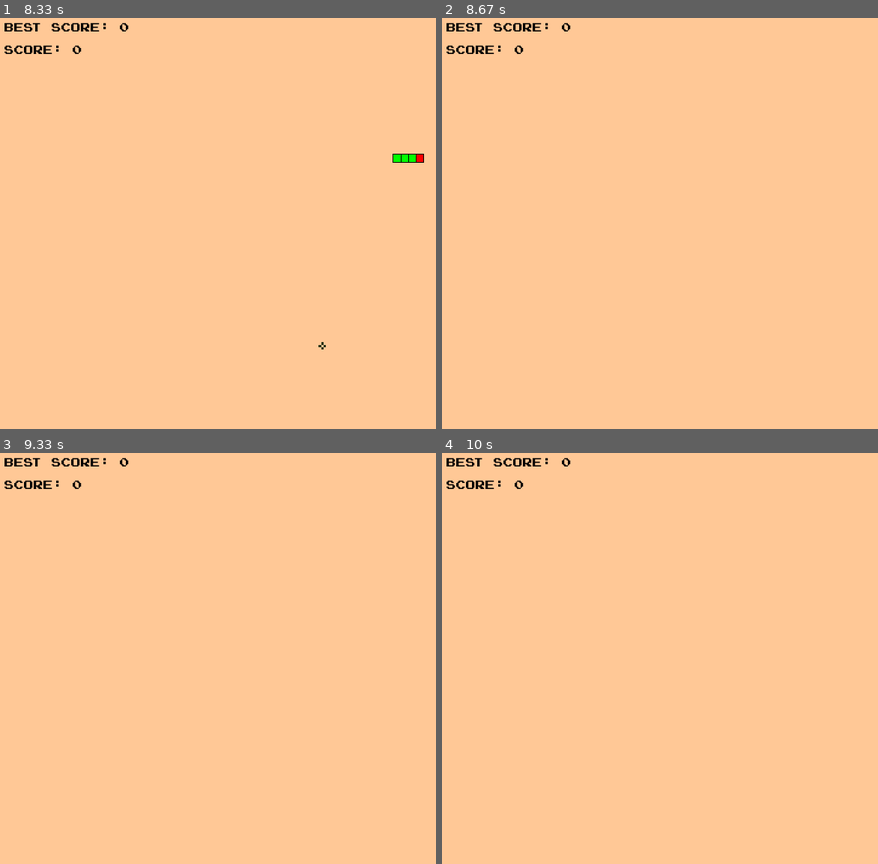
Above: before the commit, frames 1-4 (two rows, left to right).
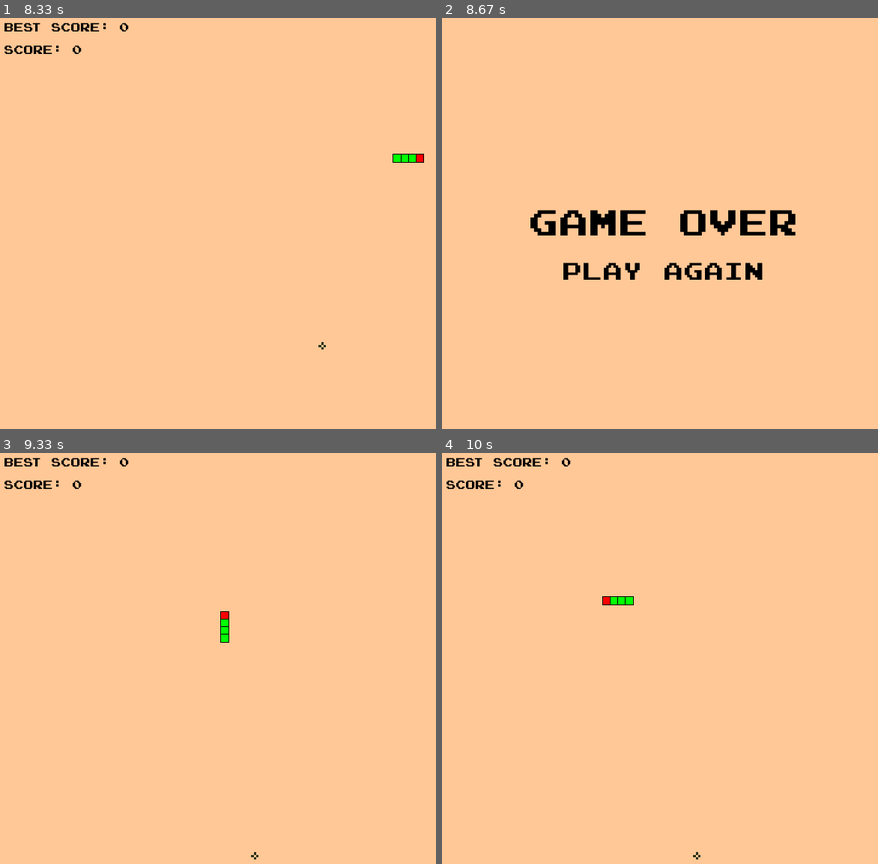
Above: after the commit, the same moments.

Repository: PatrikElias2/Projects
Game: pygame game, started from Python Projects/Snake game - Pygame/game.py
The game is run twice, just before and just after one commit, with the same random seed, the same clock (stepped at 60 frames per second) and the same inputs.
Inputs (mouse positions are in pixels of both pictures, inside the frame that each line leads up to):
- Up to frame 1 (8.33 s): hold Right 0.33-0.8 s; hold Up 0.83-1.13 s; hold Right 1.17-1.63 s; hold Down 2.23-2.53 s; hold Left 2.57-2.97 s; hold Up 3-3.37 s; hold Right 3.4-4.03 s; hold Down 4.07-4.43 s; hold Left 4.47-4.93 s; hold Up 5.47-5.77 s; hold Right 5.8-6.27 s; hold Down 6.87-7.17 s; hold Left 7.2-7.6 s; hold Up 7.63-8 s; hold Right from 8.03 s (still down)
- Up to frame 2 (8.67 s): keep holding Right
- Up to frame 3 (9.33 s): release Right at 8.67 s; click (222, 703) at 8.75 s
- Up to frame 4 (10 s): hold Left 9.43-9.9 s

Frame 1 is identical in both runs. In frame 2, 3.3% of the frame differs, in the area x 1-82%, y 1-64%; in frame 3, 0.2%; in frame 4, 0.2%.

Commit message:
Added pause display to check if player wants to play again

Diff:
--- a/Python Projects/Snake game - Pygame/game.py
+++ b/Python Projects/Snake game - Pygame/game.py
@@ -29,7 +29,8 @@
 best_score = 0
 
 # Fonts
-big_font = pygame.font.Font('font/font.otf', 64)
+big_font = pygame.font.Font('font/font.otf', 48)
+medium_font = pygame.font.Font('font/font.otf', 32)
 small_font = pygame.font.Font('font/font.otf', 16)
 
 # Load and play background music
@@ -150,13 +151,38 @@
             self.move_counter = 0
 
     def game_over(self):
-        self.draw_score()
+        self.game_over_flag = True
+        self.draw_game_over_screen()
+
+    def draw_game_over_screen(self):
+        game_over_text = big_font.render('Game Over', True, black_color_bg)
+        play_again_text = medium_font.render('Play Again', True, black_color_bg)
+        window.blit(game_over_text, ((WIDTH - game_over_text.get_width()) // 2, HEIGHT // 2 - 50))
+
+        # Button for Play Again
+        play_again_rect = pygame.Rect((WIDTH - play_again_text.get_width() - 20) // 2, HEIGHT // 2 + 20,
+                                      play_again_text.get_width() + 20, play_again_text.get_height() + 10)
+        pygame.draw.rect(window, bg_color, play_again_rect)
+        window.blit(play_again_text, (play_again_rect.x + 10, play_again_rect.y + 5))
+
         pygame.display.update()
-        pygame.time.wait(1000)
+
+        waiting_for_restart = True
+        while waiting_for_restart:
+            for event in pygame.event.get():
+                if event.type == pygame.QUIT:
+                    pygame.quit()
+                    exit()
+                elif event.type == pygame.MOUSEBUTTONDOWN and event.button == 1:
+                    if play_again_rect.collidepoint(event.pos):
+                        self.restart_game()
+                        waiting_for_restart = False
+
+    def restart_game(self):
         self.score = 0
         self.snake = Snake()
         self.food = Food(self.snake.body)
-
+        self.game_over_flag = False
 
 
 game = Game()
